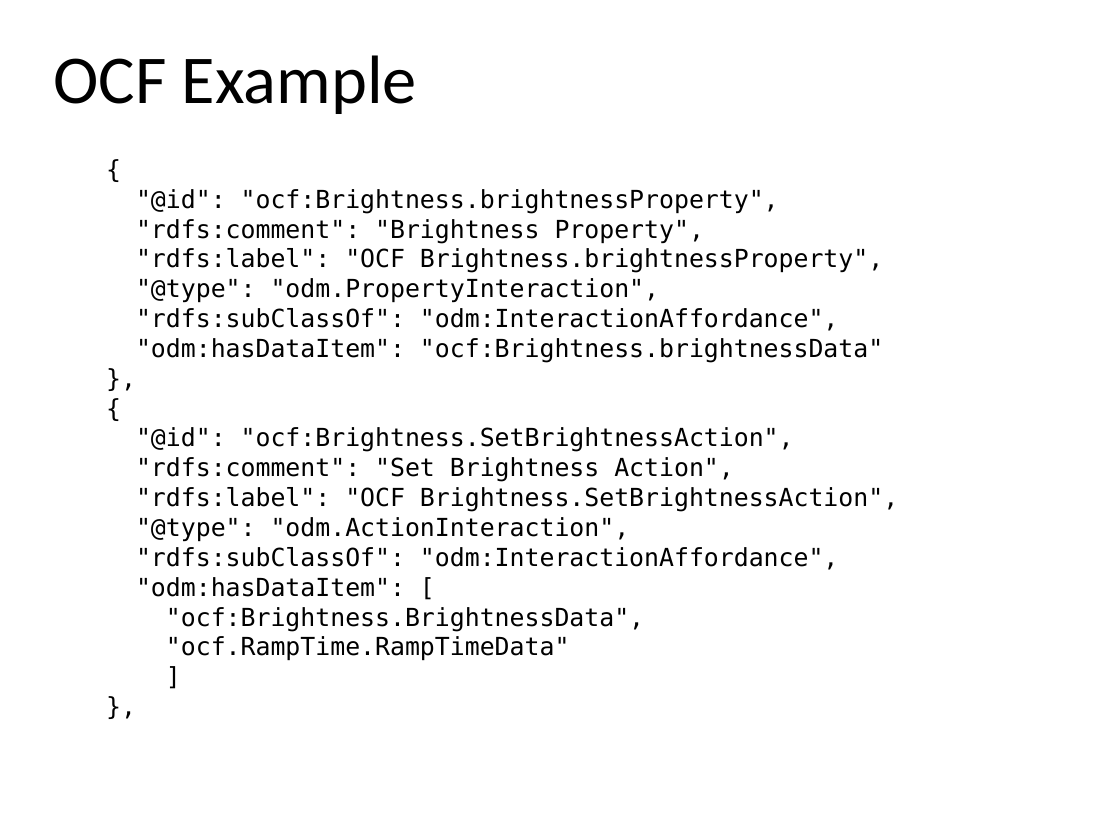
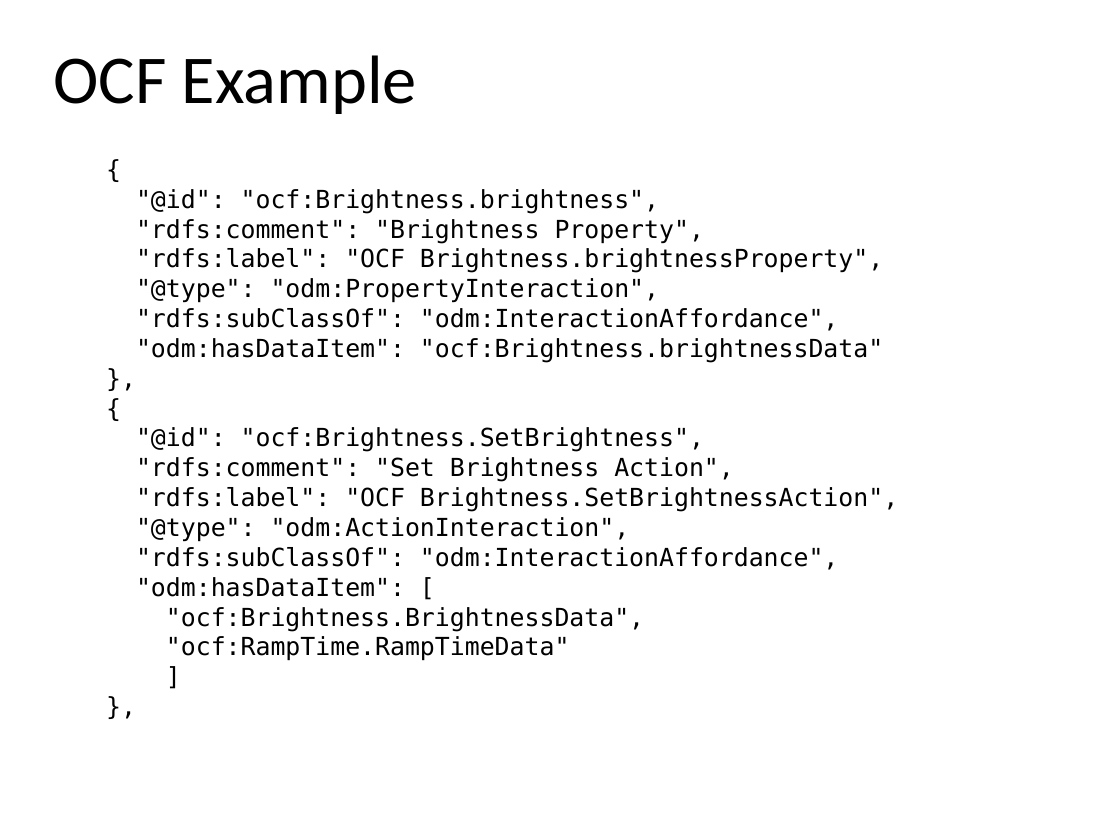
Before and after one commit to mjkoster/ODM-Examples, a slide deck: slide 20 of ODM-CDF.pptx. Drawn at 1120x840 pixels with LibreOffice and Linux fonts; fonts in the diff are those of the drawing. Boxes give left, top, right and bottom in pixels: in the first picture for what was removed or moved away, otherwise in the second. Text is boxed around its words. In the diff, an @@ line names an element or a change of style, - is before the commit and + after.

Commit message:
Add TDL to slides
Also align terms and fix typos

```diff
--- a/ODM-CDF.pptx
+++ b/ODM-CDF.pptx
@@ text at (136,189,660,214): text changed @@
-"@id": "ocf:Brightness.brightnessProperty",
+"@id": "ocf:Brightness.brightness",
@@ text at (136,278,660,303): text changed @@
-"@type": "odm.PropertyInteraction",
+"@type": "odm:PropertyInteraction",
@@ text at (136,427,704,452): text changed @@
-"@id": "ocf:Brightness.SetBrightnessAction",
+"@id": "ocf:Brightness.SetBrightness",
@@ text at (136,517,630,542): text changed @@
-"@type": "odm.ActionInteraction",
+"@type": "odm:ActionInteraction",
@@ text at (166,636,570,661): text changed @@
-"ocf.RampTime.RampTimeData"
+"ocf:RampTime.RampTimeData"
```
Also in this commit, not shown: 15 other slides changed, 8 slides added, 2 other files.
